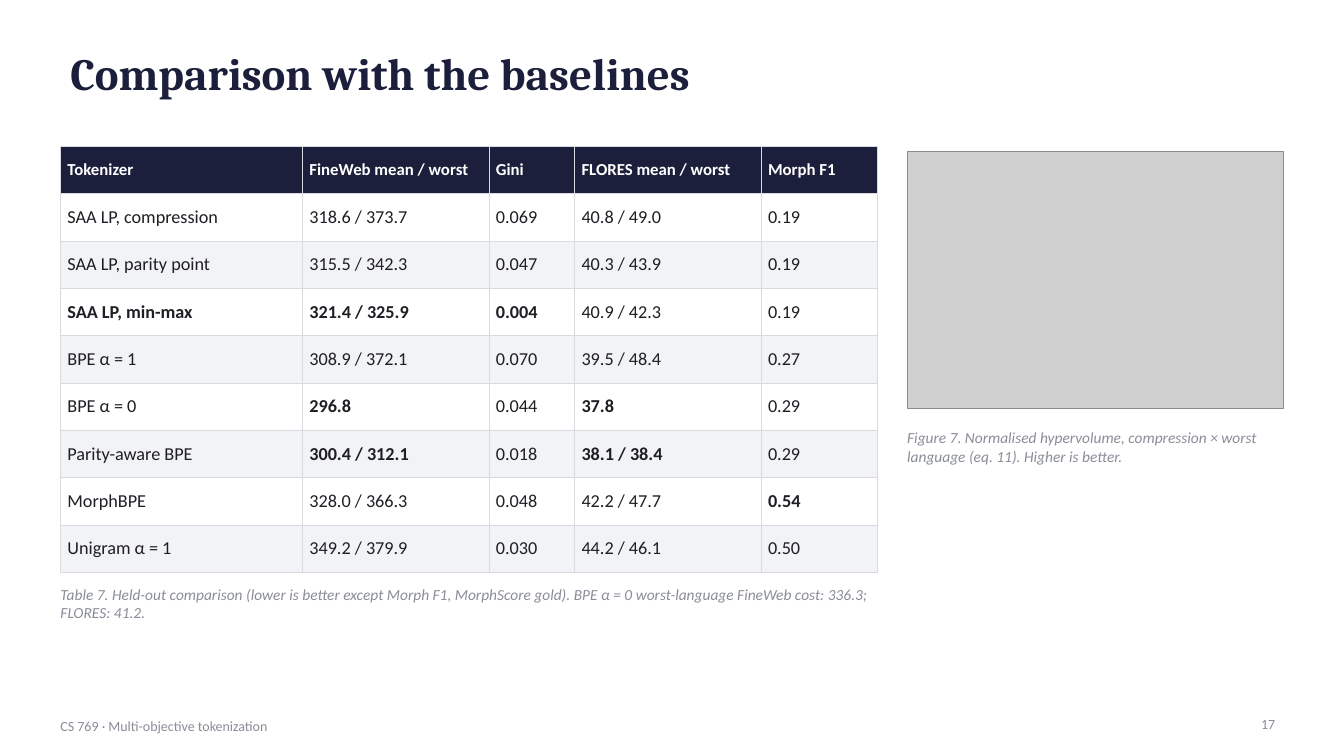
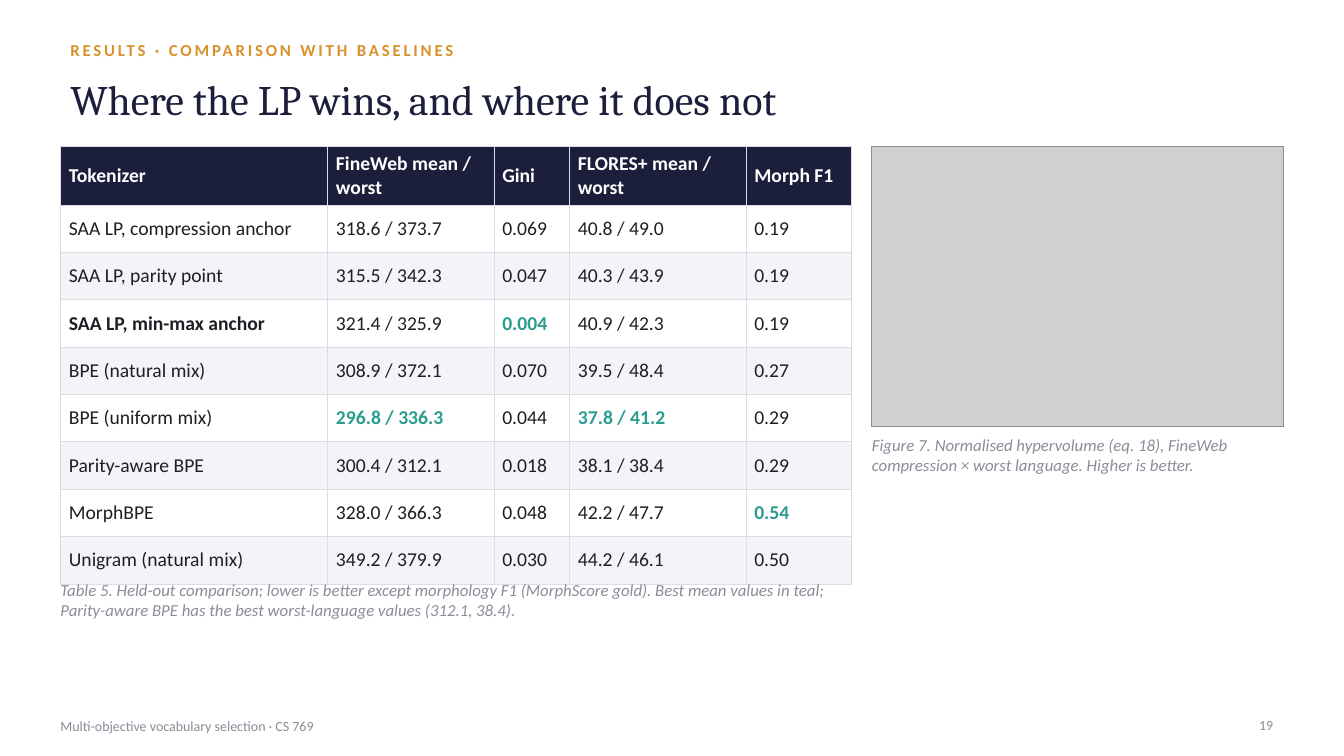
Before and after one commit to n6m9n/769, a slide deck: slide 19 of report/presentation.pptx (slide 17 before the commit). Drawn at 1344x756 pixels with LibreOffice and Linux fonts; fonts in the diff are those of the drawing; grey boxes stand for pictures. Boxes give left, top, right and bottom in pixels: in the first picture for what was removed or moved away, otherwise in the second. Text is boxed around its words. In the diff, an @@ line names an element or a change of style, - is before the commit and + after.

```diff
--- a/report/presentation.pptx
+++ b/report/presentation.pptx
@@ text at [70,59,690,100]: text changed; size 32 to 12 pt; font Cambria to Calibri; text colour #1B1F3B to #D9912B @@
-Comparison with the baselines
+RESULTS · COMPARISON WITH BASELINES
@@ title added at [70,86,776,121], 30 pt, text #1B1F3B @@
+Where the LP wins, and where it does not
@@ table at [60,146,852,574] @@
-row 1, column 4: FLORES mean / worst
+row 1, column 4: FLORES+ mean / worst
-row 2, column 1: SAA LP, compression
+row 2, column 1: SAA LP, compression anchor
-row 4, column 1: SAA LP, min-max
+row 4, column 1: SAA LP, min-max anchor
-row 5, column 1: BPE α = 1
+row 5, column 1: BPE (natural mix)
-row 6: BPE α = 0 | 296.8 | 0.044 | 37.8 | 0.29
+row 6: BPE (uniform mix) | 296.8 / 336.3 | 0.044 | 37.8 / 41.2 | 0.29
-row 9, column 1: Unigram α = 1
+row 9, column 1: Unigram (natural mix)
@@ fill #F2F3F7 to #F3F4F7 in 20 cells @@
@@ size 12 to 14 pt in "Tokenizer", "FineWeb mean / worst", "Gini", "Morph F1" @@
@@ size 13 to 14 pt in "318.6 / 373.7", "0.069", "40.8 / 49.0", "0.19" and 29 more places @@
@@ bold off in "321.4 / 325.9", "300.4 / 312.1", "38.1 / 38.4" @@
@@ text colour #1E1E24 to #2A9D8F in "0.004", "0.54" @@
@@ borders changed @@
@@ table: place and size @@
-table at [60,146,877,561]
+table at [60,146,852,574]
@@ picture: place and size @@
-picture at [907,151,1284,409]
+picture at [872,146,1284,426]
@@ text at [872,439,1227,474]: text changed; size 11 to 12 pt @@
-Figure 7. Normalised hypervolume, compression × worst language (eq. 11). Higher is better.
+Figure 7. Normalised hypervolume (eq. 18), FineWeb compression × worst language. Higher is better.
@@ text at [60,584,824,619]: text changed; size 11 to 12 pt @@
-Table 7. Held-out comparison (lower is better except Morph F1, MorphScore gold). BPE α = 0 worst-language FineWeb cost: 336.3; FLORES: 41.2.
+Table 5. Held-out comparison; lower is better except morphology F1 (MorphScore gold). Best mean values in teal; Parity-aware BPE has the best worst-language values (312.1, 38.4).
@@ text at [60,721,313,733]: text changed @@
-CS 769 · Multi-objective tokenization
+Multi-objective vocabulary selection · CS 769
@@ page number added at [1259,721,1273,730], 10 pt, text #8A8D99 @@
+19
@@ page number removed at [1261,720,1275,729] @@
-17
```
Also in this commit, not shown: 17 other slides changed, 19 slides added, 13 slides removed, 18 other files.
